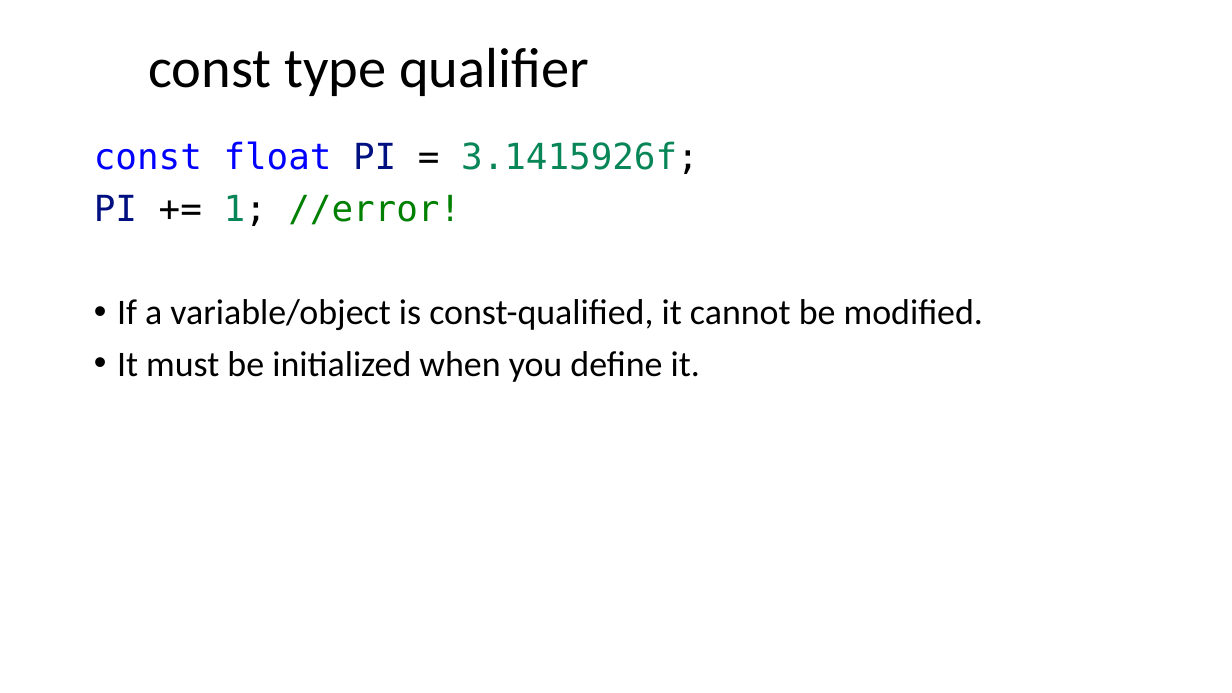
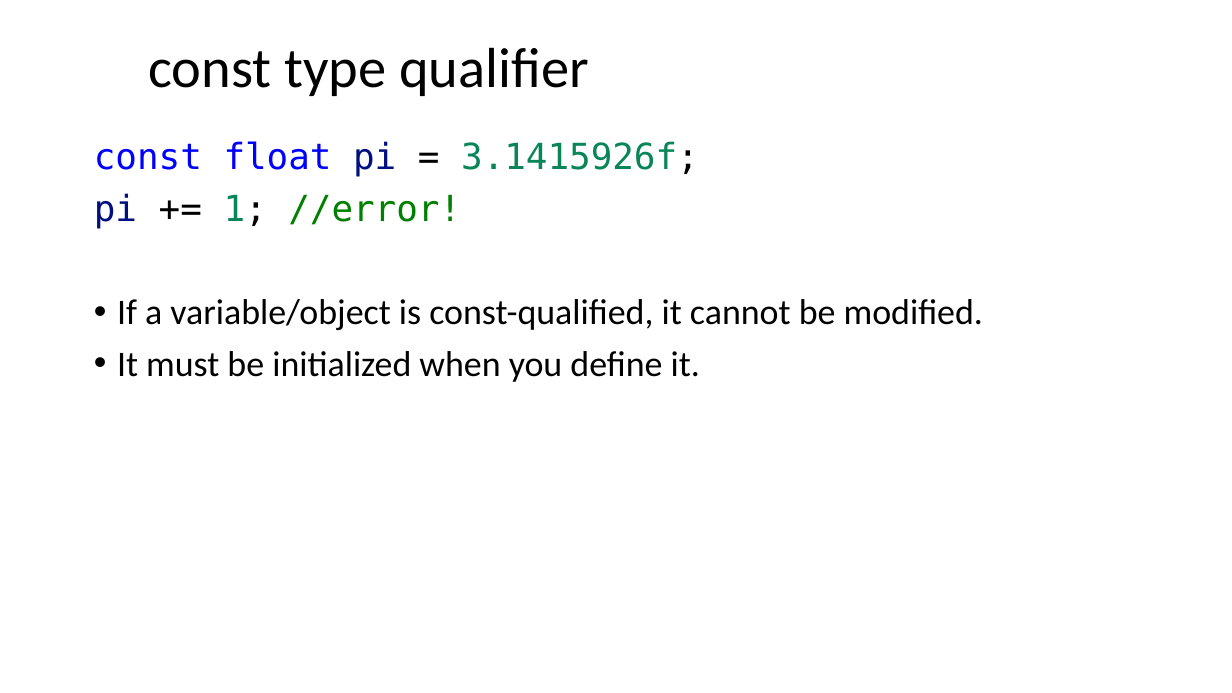
Before and after one commit to ShiqiYu/CPP, a slide deck: slide 30 of week02/Lecture02.pptx. Drawn at 1232x693 pixels with LibreOffice and Linux fonts; fonts in the diff are those of the drawing; background and template pictures are left out. Boxes give left, top, right and bottom in pixels: in the first picture for what was removed or moved away, otherwise in the second. Text is boxed around its words. In the diff, an @@ line names an element or a change of style, - is before the commit and + after.

```diff
--- a/week02/Lecture02.pptx
+++ b/week02/Lecture02.pptx
@@ text at (94,141,699,229): text changed @@
-const float PI = 3.1415926f;
-PI += 1; //error!
+const float pi = 3.1415926f;
+pi += 1; //error!
```
Also in this commit, not shown: 1 other slide changed, 1 other file.
